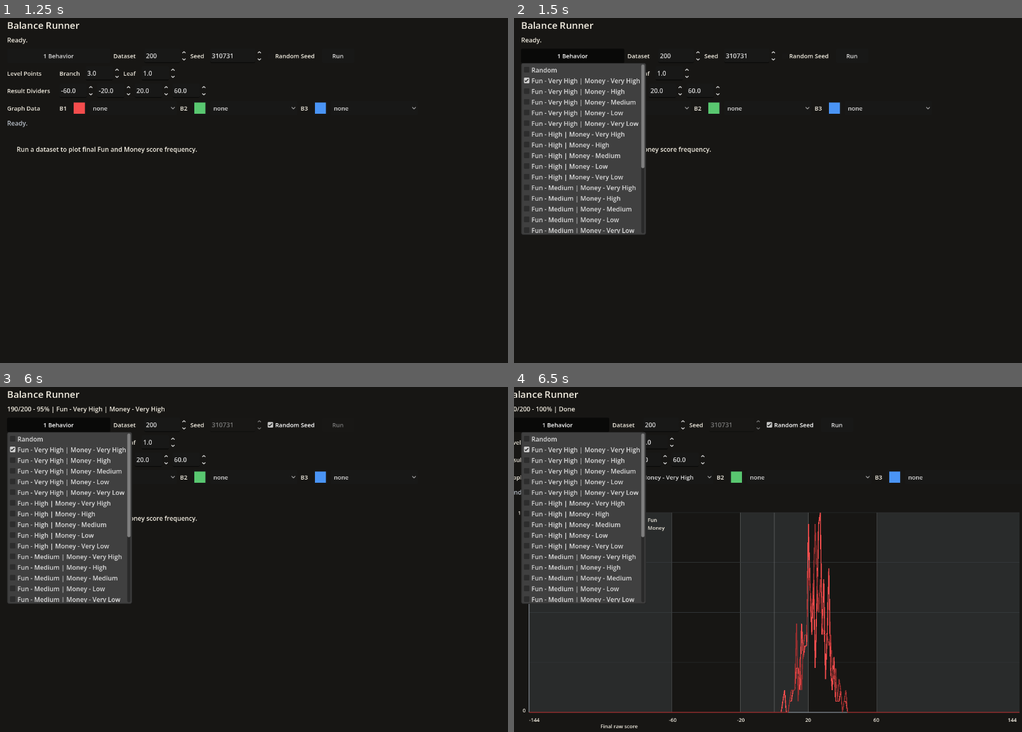
Above: before the commit, frames 1-4 (two rows, left to right).
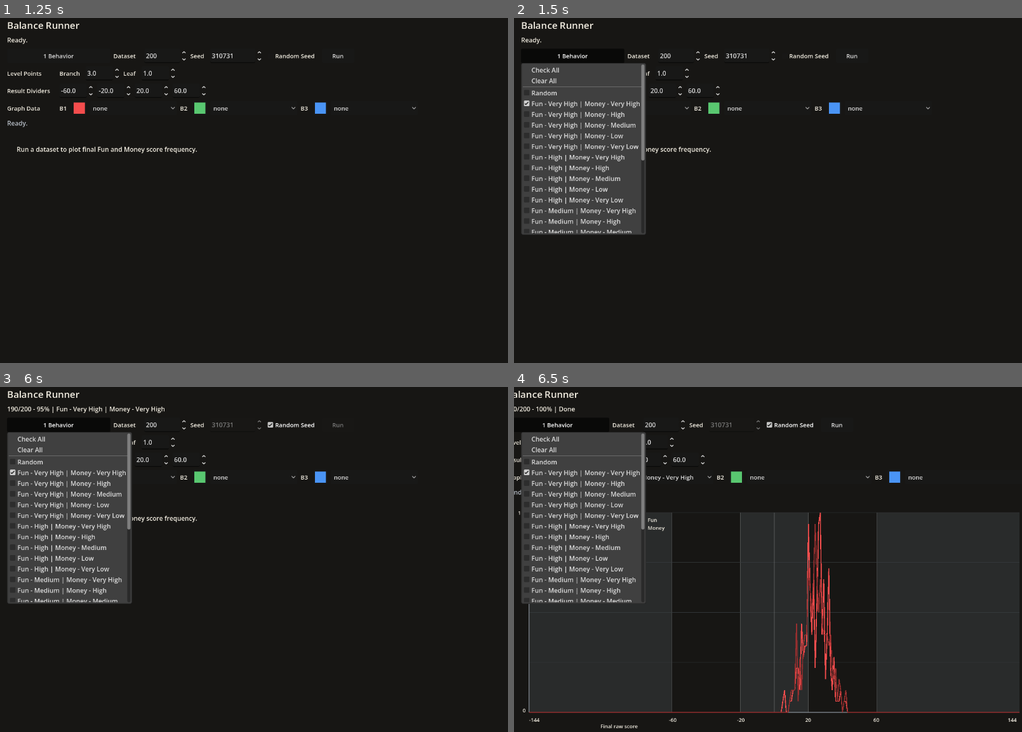
Above: after the commit, the same moments.

Repository: Josephblt/patch-notes
Game: Godot game, scene res://scenes/scene_launcher.tscn
Two runs of this game, one before a commit and one after it. Both use one fixed random seed, a clock stepped at 60 frames per second and the inputs below.
Inputs:
- Up to frame 1 (1.25 s): click "Balance Runner" at 0.5 s
- Up to frame 2 (1.5 s): click "1 Behavior" at 1.25 s
- Up to frame 3 (6 s): click "Random Seed" at 2 s; click "Run" at 2.75 s; click "none" at 3.5 s; click "none" at 4.25 s; click "none" at 5 s; click "1 Behavior" at 5.75 s
- Up to frame 4 (6.5 s): no input

Frame 1 is identical in both runs. In frame 2, 2.6% of the frame differs, in the area x 1-26%, y 14-63%; in frame 3, 2.6%; in frame 4, 2.6%.

Commit message:
Add behavior menu bulk toggles

Diff:
--- a/src/scripts/tools/balance_runner.gd
+++ b/src/scripts/tools/balance_runner.gd
@@ -14,6 +14,8 @@
 const UNBOUNDED_SCORE_MAX: float = 999999999.0
 const DEFAULT_SCORE_BAND_DIVIDERS: Array[float] = [-60.0, -20.0, 20.0, 60.0]
 const DEFAULT_OUTPUT_PATH: String = "user://balance_runner_results.csv"
+const BEHAVIOR_MENU_CHECK_ALL_ID: int = -1
+const BEHAVIOR_MENU_CLEAR_ALL_ID: int = -2
 const SCORE_LEVELS: Array[String] = [
 	"vh",
 	"h",
@@ -141,6 +143,13 @@
 	popup.hide_on_checkable_item_selection = false
 
 	var item_index: int = 0
+	popup.add_item("Check All", BEHAVIOR_MENU_CHECK_ALL_ID)
+	item_index += 1
+	popup.add_item("Clear All", BEHAVIOR_MENU_CLEAR_ALL_ID)
+	item_index += 1
+	popup.add_separator()
+	item_index += 1
+
 	popup.add_check_item(RUNNER_RANDOM, item_index)
 	popup.set_item_metadata(item_index, BASELINE_BEHAVIOR)
 	popup.set_item_checked(item_index, selected_behaviors.has(BASELINE_BEHAVIOR))
@@ -160,6 +169,15 @@
 
 func _on_behavior_menu_id_pressed(item_id: int) -> void:
 	var popup: PopupMenu = behavior_menu_button.get_popup()
+
+	if item_id == BEHAVIOR_MENU_CHECK_ALL_ID:
+		_set_all_behavior_menu_items_checked(true)
+		return
+
+	if item_id == BEHAVIOR_MENU_CLEAR_ALL_ID:
+		_set_all_behavior_menu_items_checked(false)
+		return
+
 	var item_index: int = popup.get_item_index(item_id)
 
 	if item_index < 0:
@@ -168,6 +186,17 @@
 	popup.set_item_checked(item_index, not popup.is_item_checked(item_index))
 	_update_behavior_menu_text()
 	_on_lane_visibility_changed(item_index)
+
+
+func _set_all_behavior_menu_items_checked(is_checked: bool) -> void:
+	var popup: PopupMenu = behavior_menu_button.get_popup()
+
+	for item_index: int in range(popup.item_count):
+		if popup.is_item_checkable(item_index):
+			popup.set_item_checked(item_index, is_checked)
+
+	_update_behavior_menu_text()
+	_on_lane_visibility_changed(-1)
 
 
 func _update_behavior_menu_text() -> void:
